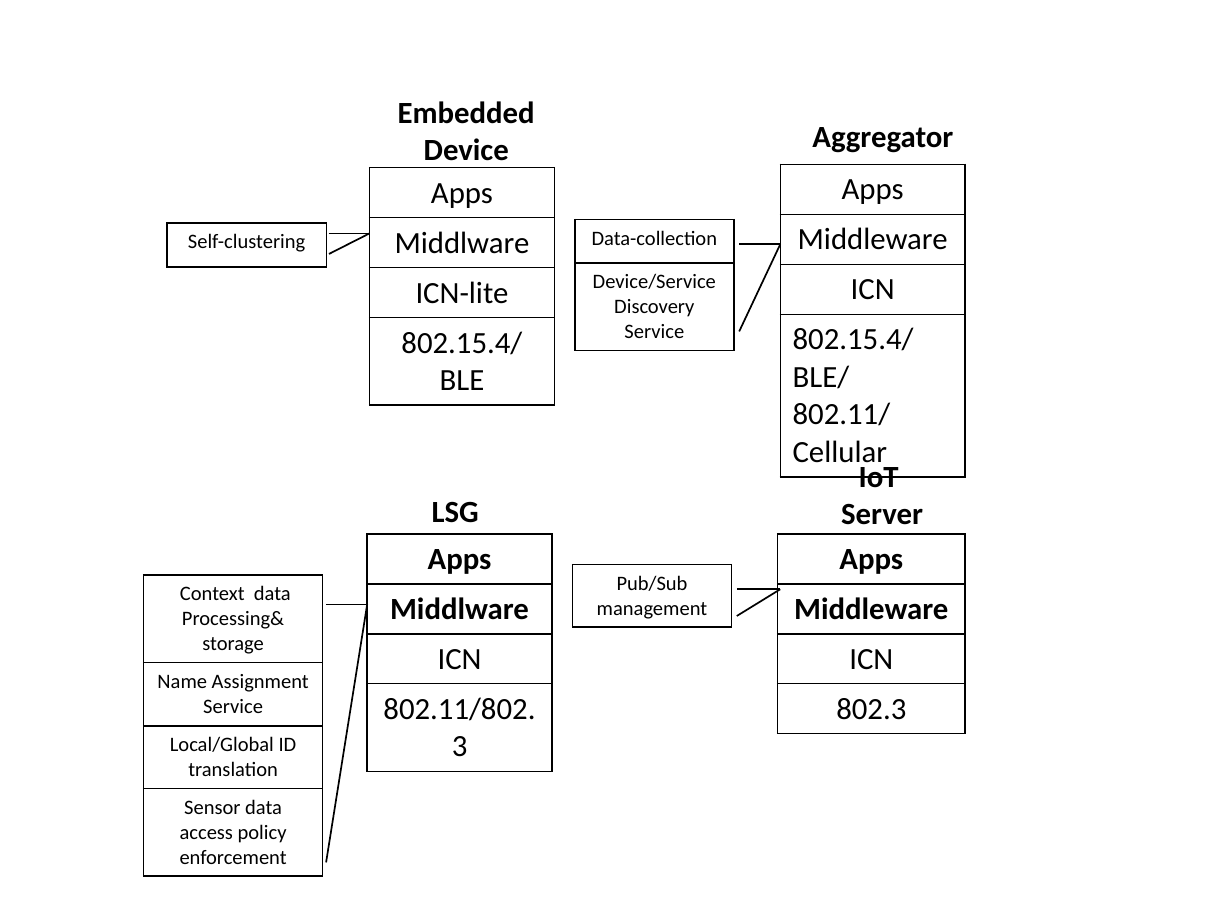
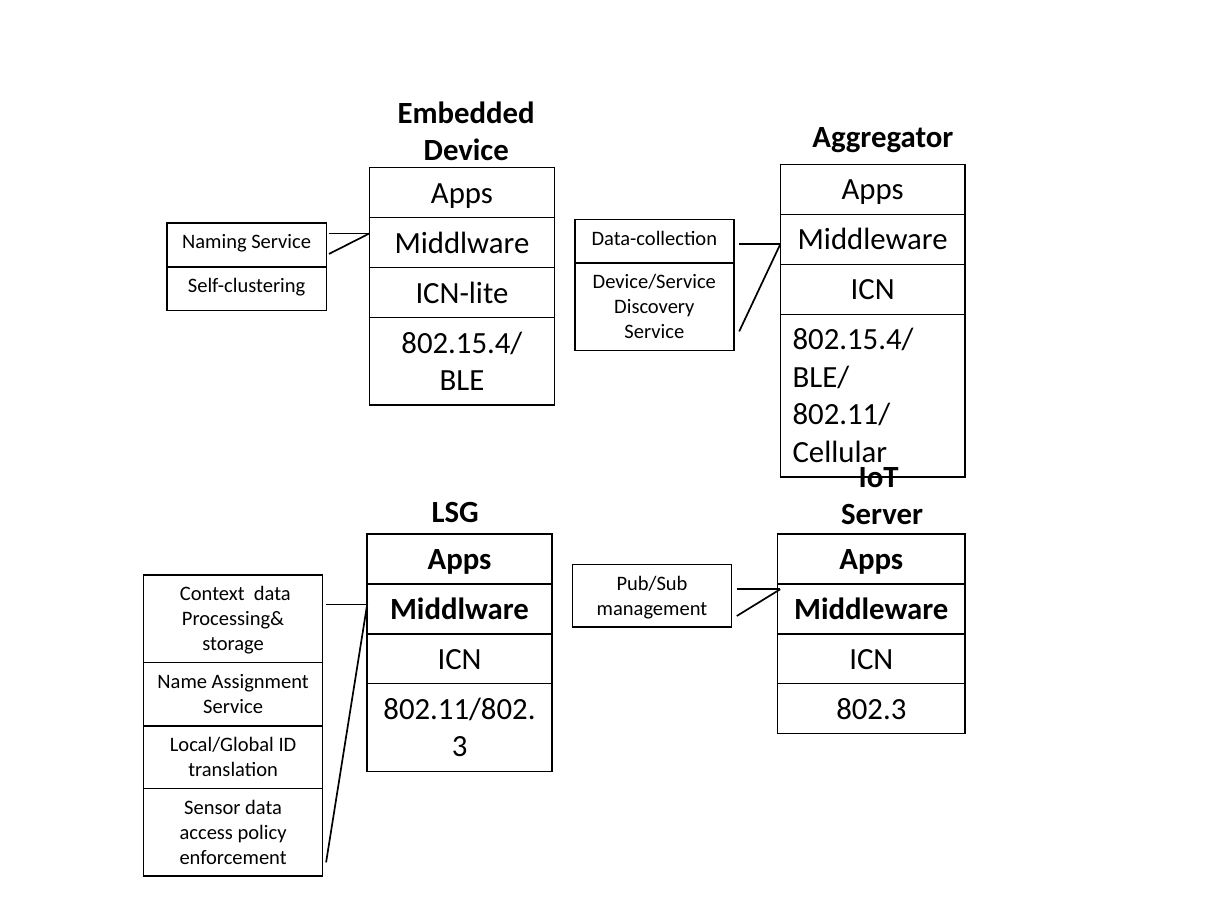
Before and after one commit to sugangli/ICN2015, a slide deck: slide 6 of figure/paper_drawing.pptx. Drawn at 1232x924 pixels with LibreOffice and Linux fonts; fonts in the diff are those of the drawing. Boxes give left, top, right and bottom in pixels: in the first picture for what was removed or moved away, otherwise in the second. Text is boxed around its words. In the diff, an @@ line names an element or a change of style, - is before the commit and + after.

```diff
--- a/figure/paper_drawing.pptx
+++ b/figure/paper_drawing.pptx
@@ table at (168, 223, 326, 310) @@
+row 1: Naming Service
```
Also in this commit, not shown: 2 other slides changed, 10 other files.
